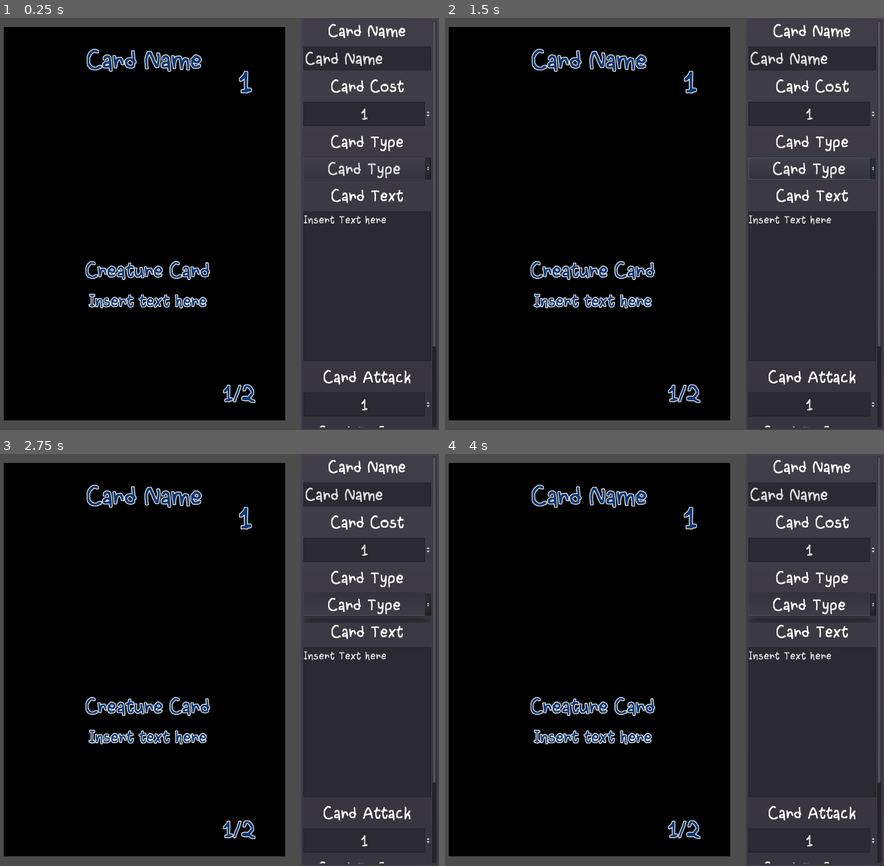
Above: before the commit, frames 1-4 (two rows, left to right).
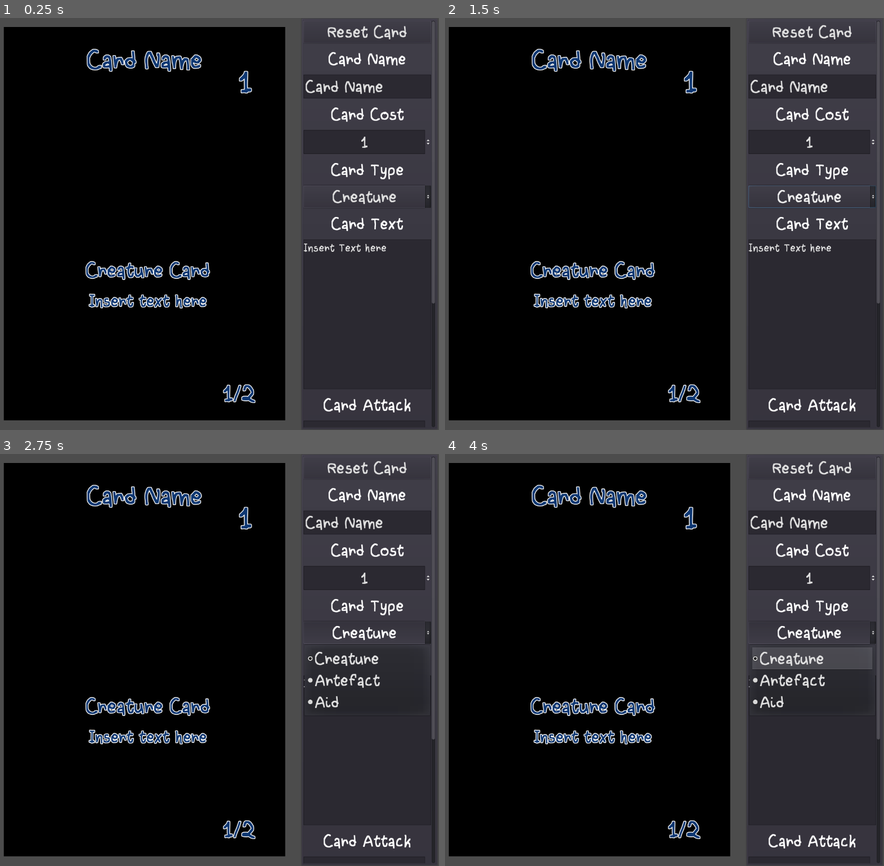
Above: after the commit, the same moments.

Repository: Hairic95/Deck-Assault-Card-Maker
Game: Godot game, scene res://scenes/test.tscn
The game is run twice, just before and just after one commit, with the same random seed, the same clock (stepped at 60 frames per second) and the same inputs.
Inputs (mouse positions are in pixels of both pictures, inside the frame that each line leads up to):
- Up to frame 1 (0.25 s): no input
- Up to frame 2 (1.5 s): click "Card Type" (after the commit: "Creature") at 0.5 s; click (813, 30) at 1.25 s, where only the run after the commit has a clickable "Reset Card"
- Up to frame 3 (2.75 s): click "Card Type" (after the commit: "Creature") at 2 s
- Up to frame 4 (4 s): click "Card Type" (after the commit: "Creature") at 2.75 s; tap Enter at 3.5 s

The runs differ from the first frame. In frame 1, 3.9% of the frame differs, in the area x 69-100%, y 0-100%; in frame 2, 4.0%; in frame 3, 3.9%; in frame 4, 5.0%.

Commit message:
alpha commit

Diff:
--- /dev/null
+++ b/scenes/Card.gd
@@ -0,0 +1,18 @@
+extends Control
+
+
+# Declare member variables here. Examples:
+# var a = 2
+# var b = "text"
+
+
+# Called when the node enters the scene tree for the first time.
+func _ready():
+	pass # Replace with function body.
+
+func change_color(color):
+	$CardName.add_color_override("font_color", color)
+	$CardCost.add_color_override("font_color", color)
+	$CardType.add_color_override("font_color", color)
+	$CardText.add_color_override("font_color", color)
+	$CardStats.add_color_override("font_color", color)
--- a/scenes/Card.tscn
+++ b/scenes/Card.tscn
@@ -1,7 +1,8 @@
-[gd_scene load_steps=7 format=2]
+[gd_scene load_steps=8 format=2]
 
 [ext_resource path="res://assets/fonts/ScribblesResource.tres" type="DynamicFont" id=1]
 [ext_resource path="res://assets/fonts/Scribbles.ttf" type="DynamicFontData" id=2]
+[ext_resource path="res://scenes/Card.gd" type="Script" id=3]
 
 [sub_resource type="DynamicFont" id=1]
 size = 90
@@ -31,10 +32,11 @@
 extra_spacing_space = 2
 font_data = ExtResource( 2 )
 
-[node name="Control" type="Control"]
+[node name="Card" type="Control"]
 margin_right = 40.0
 margin_bottom = 40.0
 rect_min_size = Vector2( 750, 1050 )
+script = ExtResource( 3 )
 __meta__ = {
 "_edit_use_anchors_": false
 }
--- a/scenes/main.gd
+++ b/scenes/main.gd
@@ -4,9 +4,9 @@
 func _ready():
 	HtmlFileExchanger.connect("image_found", self, "image_found")
 
-
-
-
+	$Panel/ScrollContainer/VBoxContainer/CardTypeEdit.add_item("Creature")
+	$Panel/ScrollContainer/VBoxContainer/CardTypeEdit.add_item("Artefact")
+	$Panel/ScrollContainer/VBoxContainer/CardTypeEdit.add_item("Aid")
 
 func _on_ExportCard_pressed():
 	var final_card = $ViewportContainer/Viewport.get_texture().get_data()
@@ -16,8 +16,50 @@
 	HtmlFileExchanger.save_image(final_card, $Panel/ScrollContainer/VBoxContainer/CardNameEdit.text + ".png")
 
 func image_found(image, code):
-	$ViewportContainer/Viewport/Card/CardImage.texture = image
+	var imgTexture = ImageTexture.new()
+	imgTexture.create_from_image(image)
+
+	$ViewportContainer/Viewport/Card/CardImage.texture = imgTexture
 
 
 func _on_CardNameEdit_text_changed(new_text):
 	$ViewportContainer/Viewport/Card/CardName.text = new_text
+
+
+func _on_CardCostEdit_value_changed(value):
+	$ViewportContainer/Viewport/Card/CardCost.text = str(value)
+
+
+func _on_CardTypeEdit_item_selected(index):
+	if index == 0:
+		$ViewportContainer/Viewport/Card/CardType.text = "Creature Card"
+		$ViewportContainer/Viewport/Card/CardStats.show()
+	elif index == 1:
+		$ViewportContainer/Viewport/Card/CardType.text = "Artefact Card"
+		$ViewportContainer/Viewport/Card/CardStats.hide()
+	else:
+		$ViewportContainer/Viewport/Card/CardType.text = "Aid Card"
+		$ViewportContainer/Viewport/Card/CardStats.hide()
+
+
+func _on_CardTextEdit_text_changed():
+	$ViewportContainer/Viewport/Card/CardText.text = $Panel/ScrollContainer/VBoxContainer/CardTextEdit.text
+
+
+func _on_Reset_pressed():
+	get_tree().reload_current_scene()
+
+
+func _on_CardStats_changed(value):
+	var atk = $Panel/ScrollContainer/VBoxContainer/CardAttackEdit.value
+	var def = $Panel/ScrollContainer/VBoxContainer/CardDefenseEdit.value
+
+	$ViewportContainer/Viewport/Card/CardStats.text = str (atk, "/", def)
+
+
+func _on_Color_pressed(color):
+	$ViewportContainer/Viewport/Card.change_color(color)
+
+
+func _on_ImageUpload_pressed():
+	HtmlFileExchanger.load_image("main_image")
--- a/scenes/test.tscn
+++ b/scenes/test.tscn
@@ -1,8 +1,9 @@
-[gd_scene load_steps=7 format=2]
+[gd_scene load_steps=8 format=2]
 
 [ext_resource path="res://scenes/Card.tscn" type="PackedScene" id=1]
 [ext_resource path="res://assets/fonts/Scribbles.ttf" type="DynamicFontData" id=2]
 [ext_resource path="res://scenes/main.gd" type="Script" id=3]
+[ext_resource path="res://assets/color_square.png" type="Texture" id=4]
 
 [sub_resource type="DynamicFont" id=1]
 size = 48
@@ -52,6 +53,7 @@
 anchor_right = 1.0
 anchor_bottom = 1.0
 margin_left = -368.0
+margin_right = -2.0
 __meta__ = {
 "_edit_use_anchors_": false
 }
@@ -59,69 +61,75 @@
 [node name="ScrollContainer" type="ScrollContainer" parent="Panel"]
 margin_left = 7.0
 margin_top = 7.0
-margin_right = 361.0
+margin_right = 359.0
 margin_bottom = 1093.0
 scroll_horizontal_enabled = false
 
 [node name="VBoxContainer" type="VBoxContainer" parent="Panel/ScrollContainer"]
 margin_right = 340.0
-margin_bottom = 1355.0
+margin_bottom = 1565.0
 rect_min_size = Vector2( 340, 0 )
 custom_constants/separation = 15
 
+[node name="Reset" type="Button" parent="Panel/ScrollContainer/VBoxContainer"]
+margin_right = 340.0
+margin_bottom = 60.0
+text = "Reset Card"
+
 [node name="CardName" type="Label" parent="Panel/ScrollContainer/VBoxContainer"]
-margin_right = 340.0
-margin_bottom = 54.0
+margin_top = 75.0
+margin_right = 340.0
+margin_bottom = 129.0
 text = "Card Name"
 align = 1
 
 [node name="CardNameEdit" type="LineEdit" parent="Panel/ScrollContainer/VBoxContainer"]
-margin_top = 69.0
-margin_right = 340.0
-margin_bottom = 133.0
+margin_top = 144.0
+margin_right = 340.0
+margin_bottom = 208.0
 text = "Card Name"
 max_length = 30
 
 [node name="CardCost" type="Label" parent="Panel/ScrollContainer/VBoxContainer"]
-margin_top = 148.0
-margin_right = 340.0
-margin_bottom = 202.0
+margin_top = 223.0
+margin_right = 340.0
+margin_bottom = 277.0
 text = "Card Cost"
 align = 1
 
 [node name="CardCostEdit" type="SpinBox" parent="Panel/ScrollContainer/VBoxContainer"]
-margin_top = 217.0
-margin_right = 340.0
-margin_bottom = 281.0
+margin_top = 292.0
+margin_right = 340.0
+margin_bottom = 356.0
 max_value = 9.0
 value = 1.0
 align = 1
 
 [node name="CardType" type="Label" parent="Panel/ScrollContainer/VBoxContainer"]
-margin_top = 296.0
-margin_right = 340.0
-margin_bottom = 350.0
-text = "Card Type"
-align = 1
-
-[node name="CardTypeEdit" type="OptionButton" parent="Panel/ScrollContainer/VBoxContainer"]
-margin_top = 365.0
+margin_top = 371.0
 margin_right = 340.0
 margin_bottom = 425.0
 text = "Card Type"
 align = 1
 
+[node name="CardTypeEdit" type="OptionButton" parent="Panel/ScrollContainer/VBoxContainer"]
+margin_top = 440.0
+margin_right = 340.0
+margin_bottom = 500.0
+text = "Card Type"
+align = 1
+
 [node name="CardText" type="Label" parent="Panel/ScrollContainer/VBoxContainer"]
-margin_top = 440.0
-margin_right = 340.0
-margin_bottom = 494.0
+margin_top = 515.0
+margin_right = 340.0
+margin_bottom = 569.0
 text = "Card Text"
 align = 1
 
 [node name="CardTextEdit" type="TextEdit" parent="Panel/ScrollContainer/VBoxContainer"]
-margin_top = 509.0
-margin_right = 340.0
-margin_bottom = 909.0
+margin_top = 584.0
+margin_right = 340.0
+margin_bottom = 984.0
 rect_min_size = Vector2( 0, 400 )
 custom_fonts/font = SubResource( 3 )
 text = "Insert Text here"
@@ -130,46 +138,107 @@
 }
 
 [node name="CardAttack" type="Label" parent="Panel/ScrollContainer/VBoxContainer"]
-margin_top = 924.0
-margin_right = 340.0
-margin_bottom = 978.0
+margin_top = 999.0
+margin_right = 340.0
+margin_bottom = 1053.0
 text = "Card Attack"
 align = 1
 
 [node name="CardAttackEdit" type="SpinBox" parent="Panel/ScrollContainer/VBoxContainer"]
-margin_top = 993.0
-margin_right = 340.0
-margin_bottom = 1057.0
+margin_top = 1068.0
+margin_right = 340.0
+margin_bottom = 1132.0
 max_value = 20.0
 value = 1.0
 align = 1
 
 [node name="CardDefense" type="Label" parent="Panel/ScrollContainer/VBoxContainer"]
-margin_top = 1072.0
-margin_right = 340.0
-margin_bottom = 1126.0
+margin_top = 1147.0
+margin_right = 340.0
+margin_bottom = 1201.0
 text = "Card Defense"
 align = 1
 
 [node name="CardDefenseEdit" type="SpinBox" parent="Panel/ScrollContainer/VBoxContainer"]
-margin_top = 1141.0
-margin_right = 340.0
-margin_bottom = 1205.0
+margin_top = 1216.0
+margin_right = 340.0
+margin_bottom = 1280.0
 max_value = 20.0
 value = 2.0
 align = 1
 
+[node name="Color" type="Label" parent="Panel/ScrollContainer/VBoxContainer"]
+margin_top = 1295.0
+margin_right = 340.0
+margin_bottom = 1349.0
+text = "Color"
+align = 1
+valign = 1
+
+[node name="Colors" type="GridContainer" parent="Panel/ScrollContainer/VBoxContainer"]
+margin_top = 1364.0
+margin_right = 340.0
+margin_bottom = 1415.0
+columns = 5
+
+[node name="Blue" type="TextureButton" parent="Panel/ScrollContainer/VBoxContainer/Colors"]
+modulate = Color( 0, 0.411765, 0.666667, 1 )
+margin_right = 39.0
+margin_bottom = 51.0
+texture_normal = ExtResource( 4 )
+
+[node name="Red" type="TextureButton" parent="Panel/ScrollContainer/VBoxContainer/Colors"]
+modulate = Color( 0.768627, 0.141176, 0.188235, 1 )
+margin_left = 43.0
+margin_right = 82.0
+margin_bottom = 51.0
+texture_normal = ExtResource( 4 )
+
+[node name="White" type="TextureButton" parent="Panel/ScrollContainer/VBoxContainer/Colors"]
+modulate = Color( 0.780392, 0.811765, 0.866667, 1 )
+self_modulate = Color( 0.929412, 0.670588, 0.313726, 1 )
+margin_left = 86.0
+margin_right = 125.0
+margin_bottom = 51.0
+texture_normal = ExtResource( 4 )
+
+[node name="Black" type="TextureButton" parent="Panel/ScrollContainer/VBoxContainer/Colors"]
+modulate = Color( 0.231373, 0.0784314, 0.262745, 1 )
+margin_left = 129.0
+margin_right = 168.0
+margin_bottom = 51.0
+texture_normal = ExtResource( 4 )
+
+[node name="Green" type="TextureButton" parent="Panel/ScrollContainer/VBoxContainer/Colors"]
+modulate = Color( 0.2, 0.596078, 0.294118, 1 )
+margin_left = 172.0
+margin_right = 211.0
+margin_bottom = 51.0
+texture_normal = ExtResource( 4 )
+
 [node name="ImageUpload" type="Button" parent="Panel/ScrollContainer/VBoxContainer"]
-margin_top = 1220.0
-margin_right = 340.0
-margin_bottom = 1280.0
+margin_top = 1430.0
+margin_right = 340.0
+margin_bottom = 1490.0
 text = "Upload Image"
 
 [node name="ExportCard" type="Button" parent="Panel/ScrollContainer/VBoxContainer"]
-margin_top = 1295.0
-margin_right = 340.0
-margin_bottom = 1355.0
+margin_top = 1505.0
+margin_right = 340.0
+margin_bottom = 1565.0
 text = "Export Card"
 
+[connection signal="pressed" from="Panel/ScrollContainer/VBoxContainer/Reset" to="." method="_on_Reset_pressed"]
 [connection signal="text_changed" from="Panel/ScrollContainer/VBoxContainer/CardNameEdit" to="." method="_on_CardNameEdit_text_changed"]
+[connection signal="value_changed" from="Panel/ScrollContainer/VBoxContainer/CardCostEdit" to="." method="_on_CardCostEdit_value_changed"]
+[connection signal="item_selected" from="Panel/ScrollContainer/VBoxContainer/CardTypeEdit" to="." method="_on_CardTypeEdit_item_selected"]
+[connection signal="text_changed" from="Panel/ScrollContainer/VBoxContainer/CardTextEdit" to="." method="_on_CardTextEdit_text_changed"]
+[connection signal="value_changed" from="Panel/ScrollContainer/VBoxContainer/CardAttackEdit" to="." method="_on_CardStats_changed"]
+[connection signal="value_changed" from="Panel/ScrollContainer/VBoxContainer/CardDefenseEdit" to="." method="_on_CardStats_changed"]
+[connection signal="pressed" from="Panel/ScrollContainer/VBoxContainer/Colors/Blue" to="." method="_on_Color_pressed" binds= [ Color( 0, 0.411765, 0.666667, 1 ) ]]
+[connection signal="pressed" from="Panel/ScrollContainer/VBoxContainer/Colors/Red" to="." method="_on_Color_pressed" binds= [ Color( 0.768627, 0.141176, 0.188235, 1 ) ]]
+[connection signal="pressed" from="Panel/ScrollContainer/VBoxContainer/Colors/White" to="." method="_on_Color_pressed" binds= [ Color( 0.929412, 0.670588, 0.313726, 1 ) ]]
+[connection signal="pressed" from="Panel/ScrollContainer/VBoxContainer/Colors/Black" to="." method="_on_Color_pressed" binds= [ Color( 0.231373, 0.0784314, 0.262745, 1 ) ]]
+[connection signal="pressed" from="Panel/ScrollContainer/VBoxContainer/Colors/Green" to="." method="_on_Color_pressed" binds= [ Color( 0.2, 0.596078, 0.294118, 1 ) ]]
+[connection signal="pressed" from="Panel/ScrollContainer/VBoxContainer/ImageUpload" to="." method="_on_ImageUpload_pressed"]
 [connection signal="pressed" from="Panel/ScrollContainer/VBoxContainer/ExportCard" to="." method="_on_ExportCard_pressed"]
Binary file added: assets/color_square.png
Not shown, added: assets/color_square.png.import
